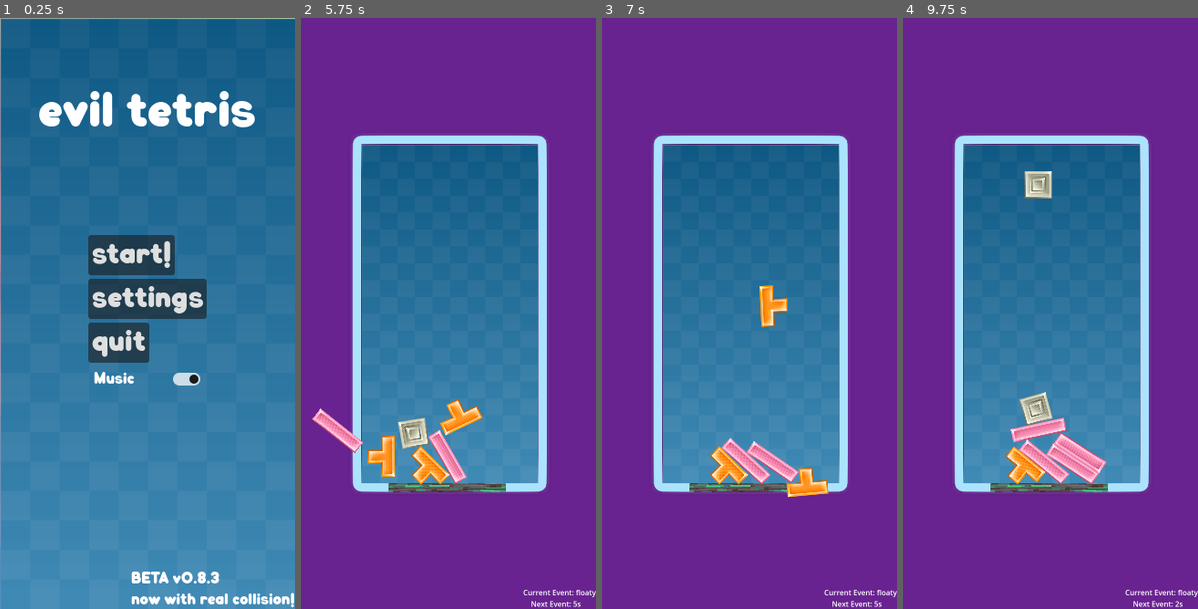
Above: before the commit, frames 1-4 (left to right).
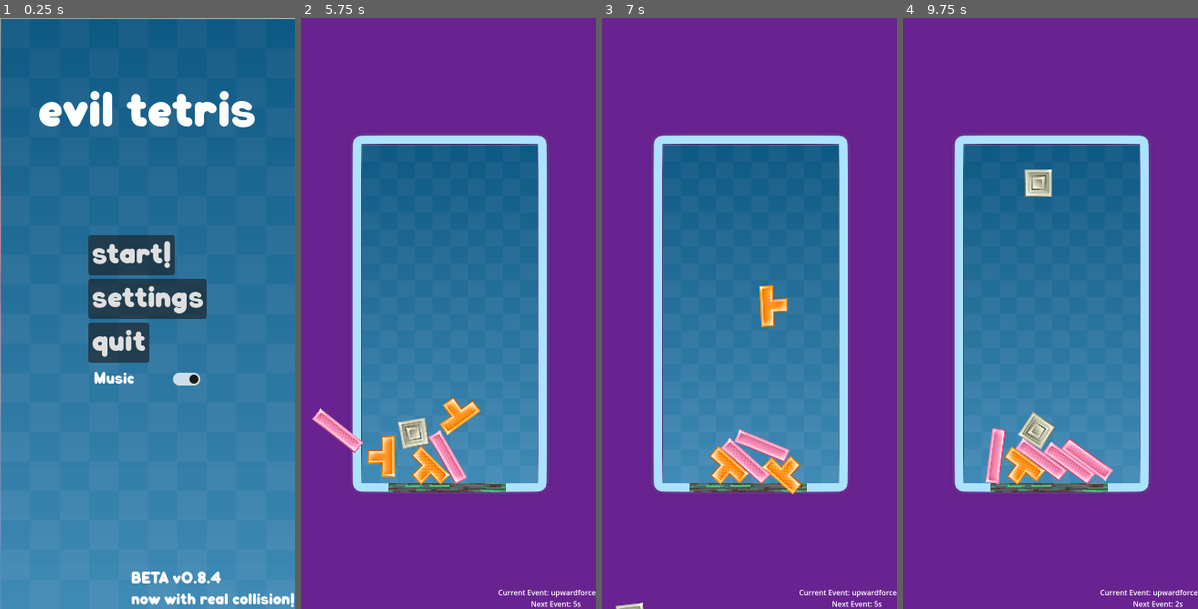
Above: after the commit, the same moments.

Repository: lpuv/evil-tetris
Game: Godot game, scene res://scenes/start_ui.tscn
Same seed, same stepped clock (60 frames per second), same inputs: the game is played once before the commit and once after it. Sound files missing from this copy of the repository are replaced by a short silence.
Inputs:
- Up to frame 1 (0.25 s): no input
- Up to frame 2 (5.75 s): click "start!" at 0.5 s; hold Right (right) 1.28-2.03 s; tap Space (space) every 0.75 s from 1.35 to 5.1 s; hold Down (down) 2.03-2.78 s; hold Right (right) 2.78-3.53 s; hold Up (up) 3.53-4.28 s; hold Left (left) from 4.28 s (still down)
- Up to frame 3 (7 s): release Left (left) at 5.78 s; hold Down (down) 5.78-6.53 s; tap Space (space) at 5.85, 6.6 s; hold Right (right) from 6.53 s (still down)
- Up to frame 4 (9.75 s): release Right (right) at 7.28 s; hold Up (up) 7.28-8.03 s; tap Space (space) every 0.75 s from 7.35 to 9.6 s; hold Right (right) 8.03-8.78 s; hold Down (down) 8.78-9.53 s; hold Left (left) from 9.53 s (still down)

The runs differ from the first frame. In frame 1, less than 0.1% of the frame differs, in the area x 71-75%, y 93-96%; in frame 2, 0.8%; in frame 3, 1.9%; in frame 4, 2.9%, in the area x 27-100%, y 25-98%.

Commit message:
v0.8.4: add tiny and huge events

Diff:
--- a/project/scenes/start_ui.tscn
+++ b/project/scenes/start_ui.tscn
@@ -88,7 +88,7 @@
 grow_horizontal = 0
 grow_vertical = 0
 theme_override_fonts/font = ExtResource("2_yxax6")
-text = "BETA v0.8.3
+text = "BETA v0.8.4
 now with real collision!"
 
 [connection signal="pressed" from="MarginContainer/VBoxContainer/Start" to="." method="_on_start_pressed"]
--- a/project/scripts/blocklogic.gd
+++ b/project/scripts/blocklogic.gd
@@ -40,7 +40,6 @@
 
 
 func process_inputs():
-
 	if Input.is_action_just_pressed("small_left"):
 		move_and_collide(Vector2(-10, 0))
 	elif Input.is_action_just_pressed("small_right"):
--- a/project/scripts/main.gd
+++ b/project/scripts/main.gd
@@ -234,6 +234,12 @@
 	elif event == "amongus":
 		$amongus.visible = not $amongus.visible
 		if $amongus.visible: $amongus.play()
+	elif event == "huge":
+		current_piece.get_node("RigidBody2D").get_node("Sprite2D").scale = Vector2(2, 2)
+		current_piece.get_node("RigidBody2D").get_node("CollisionPolygon2D").scale = Vector2(2, 2)
+	elif event == "tiny":
+		current_piece.get_node("RigidBody2D").get_node("Sprite2D").scale = Vector2(0.5, 0.5)
+		current_piece.get_node("RigidBody2D").get_node("CollisionPolygon2D").scale = Vector2(0.5, 0.5)
 
 
 
--- a/project/scripts/shared.gd
+++ b/project/scripts/shared.gd
@@ -42,5 +42,7 @@
 	"friction": 10,
 	"randomcenterofmass": 10,
 	"floaty": 10,
-	"amongus": 10
+	"amongus": 10,
+	"huge": 10,
+	"tiny": 10,
 }
